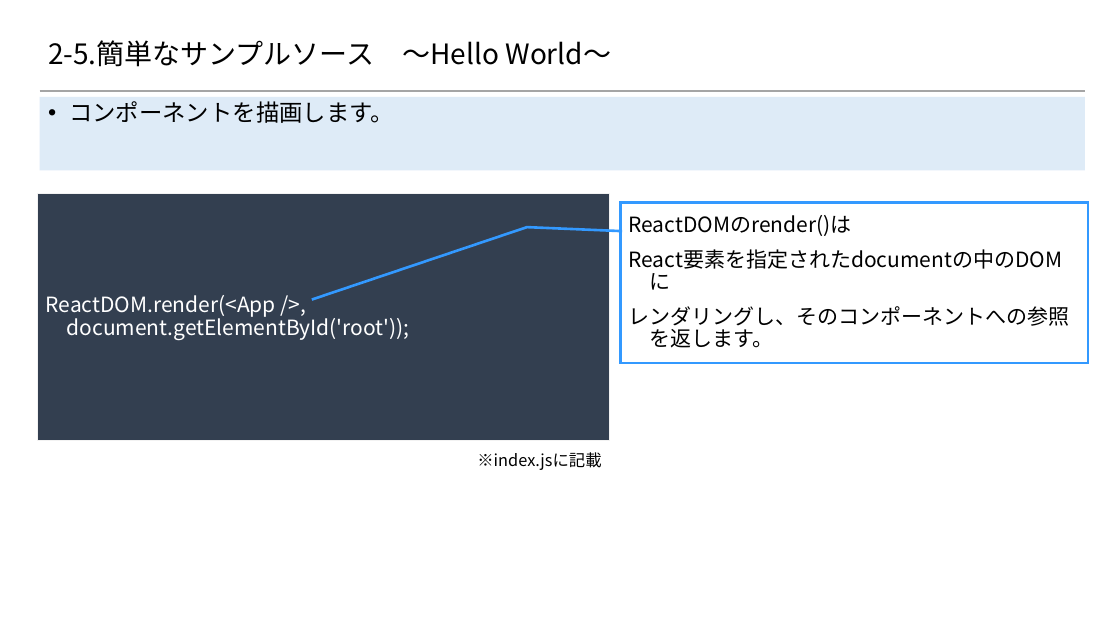
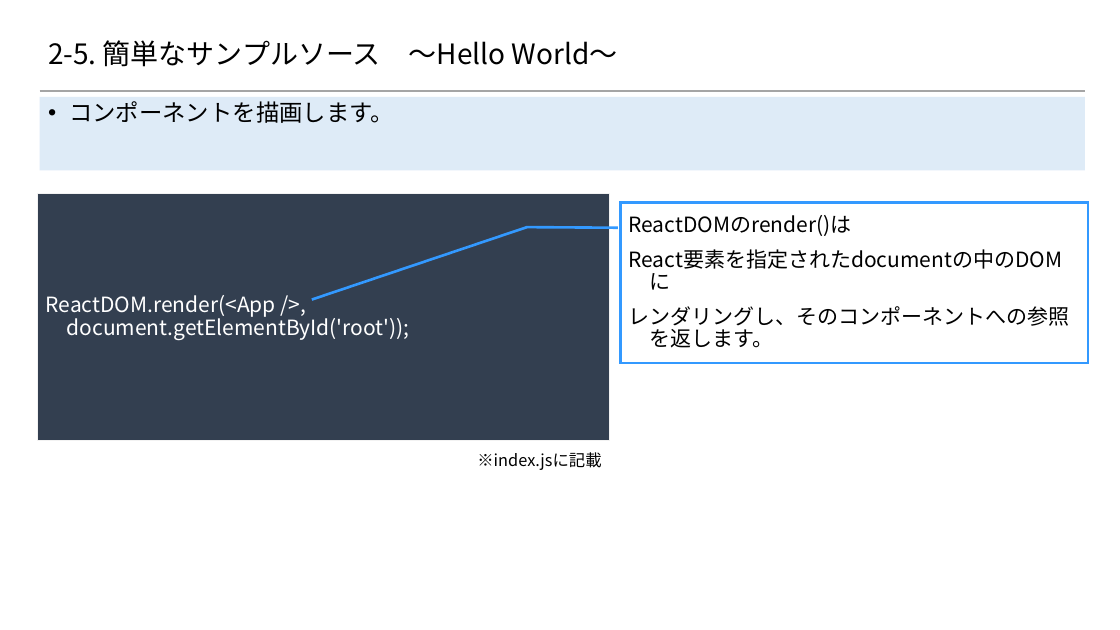
Before and after one commit to 2018SYSTEMI34/diary, a slide deck: slide 39 of doc/02_SlideShare/01.ネタ/２_Reactの基礎/Reactを用いたスマホアプリケーション開発入門 Reactの基礎編.pptx. Drawn at 1120x630 pixels with LibreOffice and Linux fonts; fonts in the diff are those of the drawing; background and template pictures are left out. Boxes give left, top, right and bottom in pixels: in the first picture for what was removed or moved away, otherwise in the second. Text is boxed around its words. In the diff, an @@ line names an element or a change of style, - is before the commit and + after.

```diff
--- a/doc/02_SlideShare/01.ネタ/２_Reactの基礎/Reactを用いたスマホアプリケーション開発入門 Reactの基礎編.pptx
+++ b/doc/02_SlideShare/01.ネタ/２_Reactの基礎/Reactを用いたスマホアプリケーション開発入門 Reactの基礎編.pptx
@@ title at (48,40,618,67): spaces changed @@
-2-5.簡単なサンプルソース ～Hello World～
+2-5. 簡単なサンプルソース ～Hello World～
@@ border callout "ReactDOMのrender()は" at (620,202,1088,363): proportions changed @@
```
Also in this commit, not shown: 18 other slides changed.
